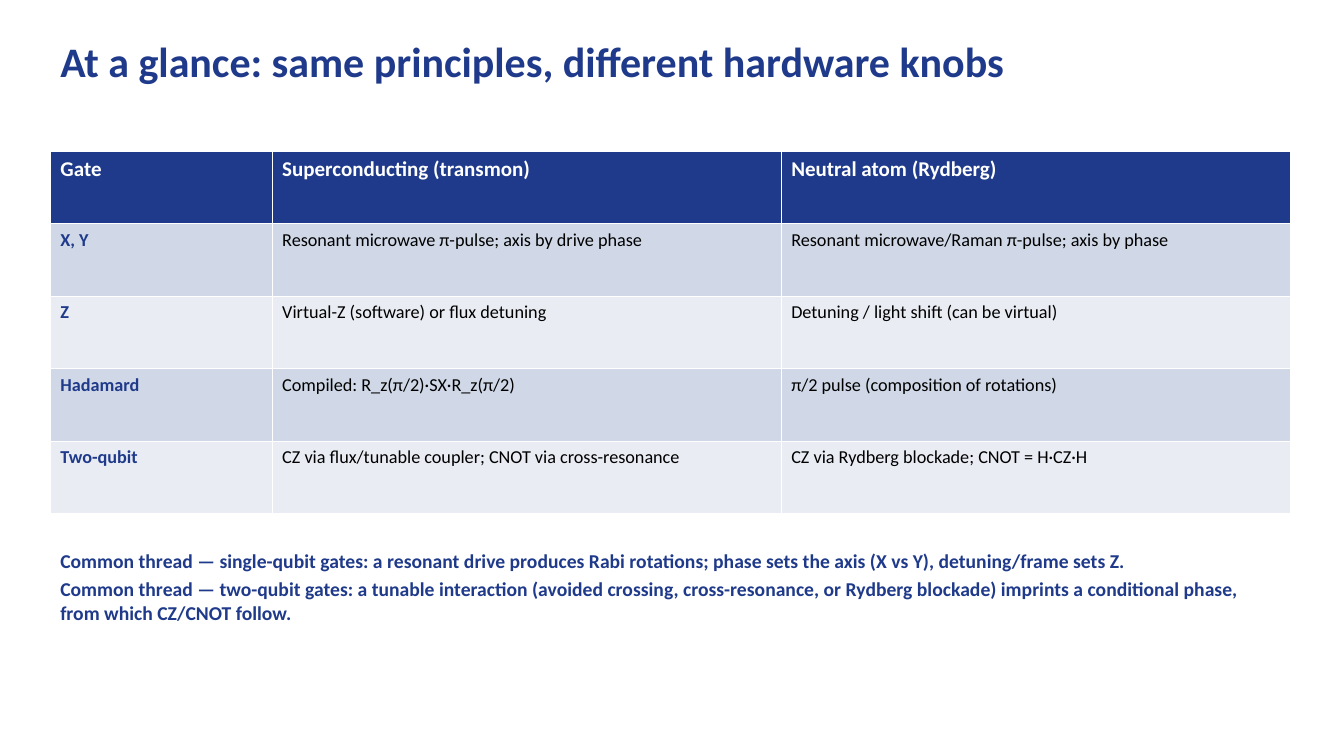
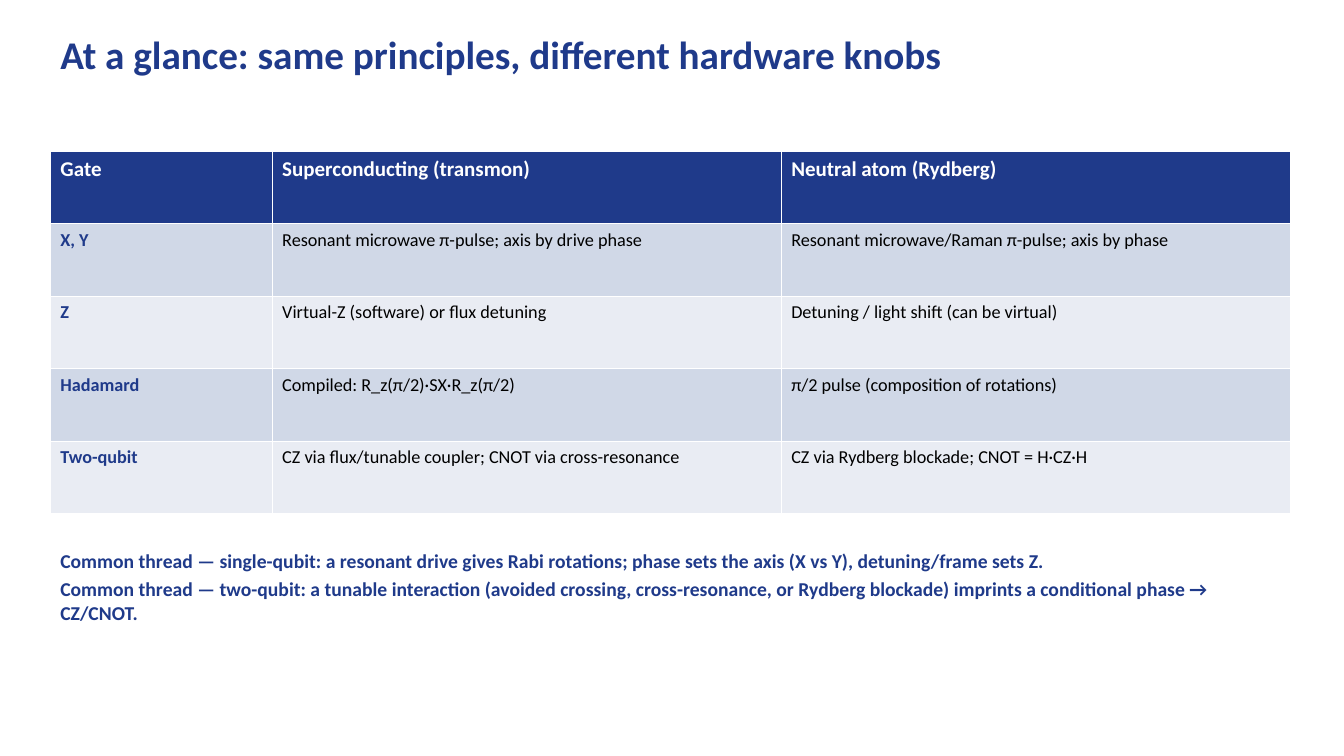
Before and after one commit to lzhang2012-sjtu/quantum-scientific-computing, a slide deck: slide 3 of slides/gate_implementations.pptx. Drawn at 1344x756 pixels with LibreOffice and Linux fonts; fonts in the diff are those of the drawing. Boxes give left, top, right and bottom in pixels: in the first picture for what was removed or moved away, otherwise in the second. Text is boxed around its words. In the diff, an @@ line names an element or a change of style, - is before the commit and + after.

```diff
--- a/slides/gate_implementations.pptx
+++ b/slides/gate_implementations.pptx
@@ text "At a glance: same principles, ..." at box(60, 41, 941, 76): size 30 to 28 pt @@
@@ text at box(60, 553, 1184, 621): text changed @@
-Common thread — single-qubit gates: a resonant drive produces Rabi rotations; phase sets the axis (X vs Y), detuning/frame sets Z.
-Common thread — two-qubit gates: a tunable interaction (avoided crossing, cross-resonance, or Rydberg blockade) imprints a conditional phase, from which CZ/CNOT follow.
+Common thread — single-qubit: a resonant drive gives Rabi rotations; phase sets the axis (X vs Y), detuning/frame sets Z.
+Common thread — two-qubit: a tunable interaction (avoided crossing, cross-resonance, or Rydberg blockade) imprints a conditional phase → CZ/CNOT.
```
Also in this commit, not shown: 2 other slides changed, 5 other files.
